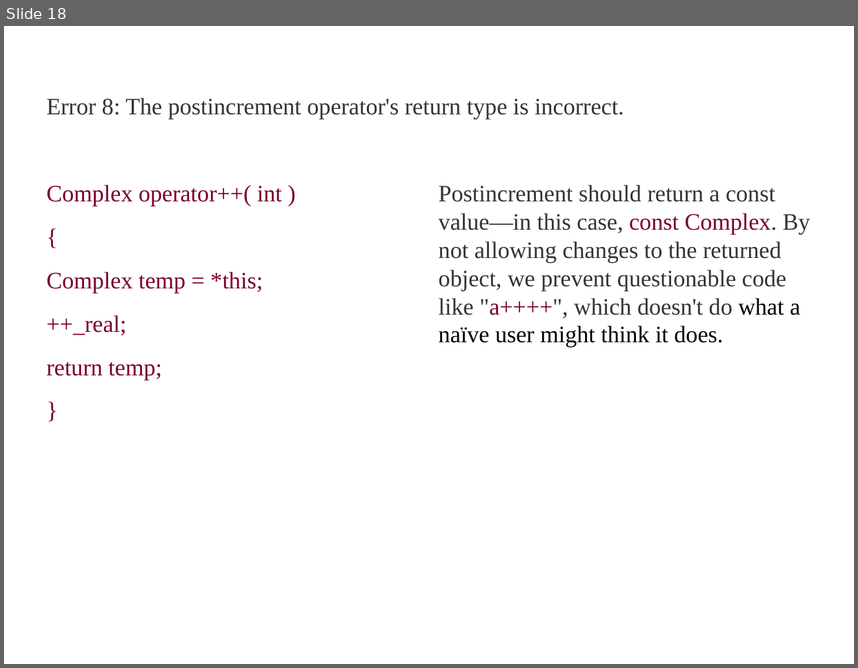
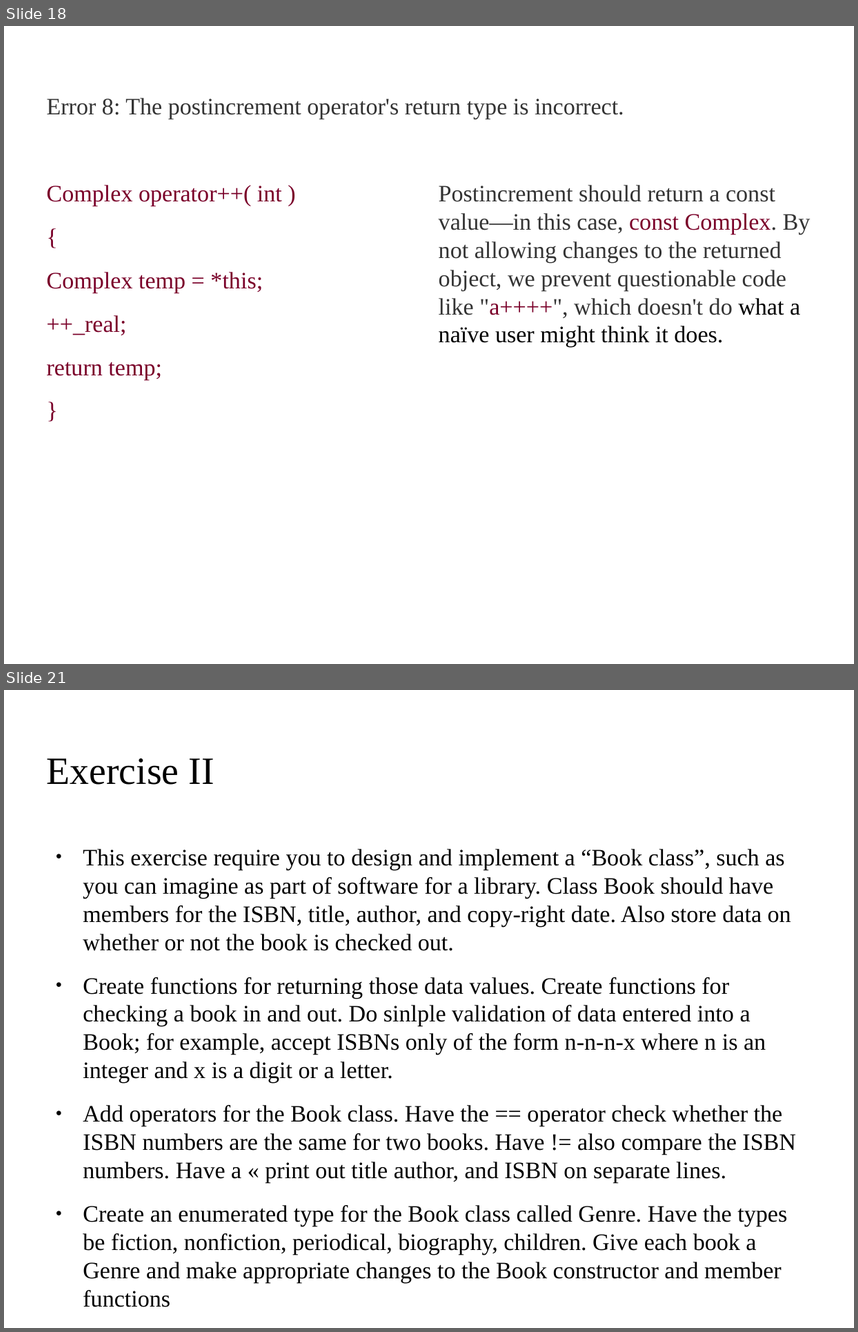
Before and after one commit to kks32/cpp-software-development, a slide deck: Ex11_Classes/Ex11_Classes.odp. Shown one above the other, each under a label of ours: slide 18 before the commit, slides 18 and 21 after it; the slides between them are not shown. The pictures are 858x668 and 858x1332 pixels, drawn with LibreOffice and Linux fonts; fonts in the diff are those of the drawing; background and template pictures are left out. Boxes give left, top, right and bottom in pixels: in the first picture for what was removed or moved away, otherwise in the second. Text is boxed around its words. In the diff, an @@ line names an element or a change of style, - is before the commit and + after.

Commit message:
Ex:11 Classes with exercises

```diff
--- a/Ex11_Classes/Ex11_Classes.odp
+++ b/Ex11_Classes/Ex11_Classes.odp
@@ slide 21 added at <box>4,690,854,1328</box>, background picture (left out) @@
@@ title added at <box>47,758,214,785</box>, 36 pt, text #000000 @@
+Exercise II
@@ text added at <box>83,849,796,1307</box>, 22 pt, text #000000 @@
+● This exercise require you to design and implement a “Book class”, such as you can imagine as part of software for a library. Class Book should have members for the ISBN, title, author, and copy-right date. Also store data on whether or not the book is checked out.
+● Create functions for returning those data values. Create functions for checking a book in and out. Do sinlple validation of data entered into a Book; for example, accept ISBNs only of the form n-n-n-x where n is an integer and x is a digit or a letter.
+● Add operators for the Book class. Have the == operator check whether the ISBN numbers are the same for two books. Have != also compare the ISBN numbers. Have a « print out title author, and ISBN on separate lines.
+● Create an enumerated type for the Book class called Genre. Have the types be fiction, nonfiction, periodical, biography, children. Give each book a Genre and make appropriate changes to the Book constructor and member functions
```
Also in this commit, not shown: 1 slide changed, 1 other slide added, 1 other file.
